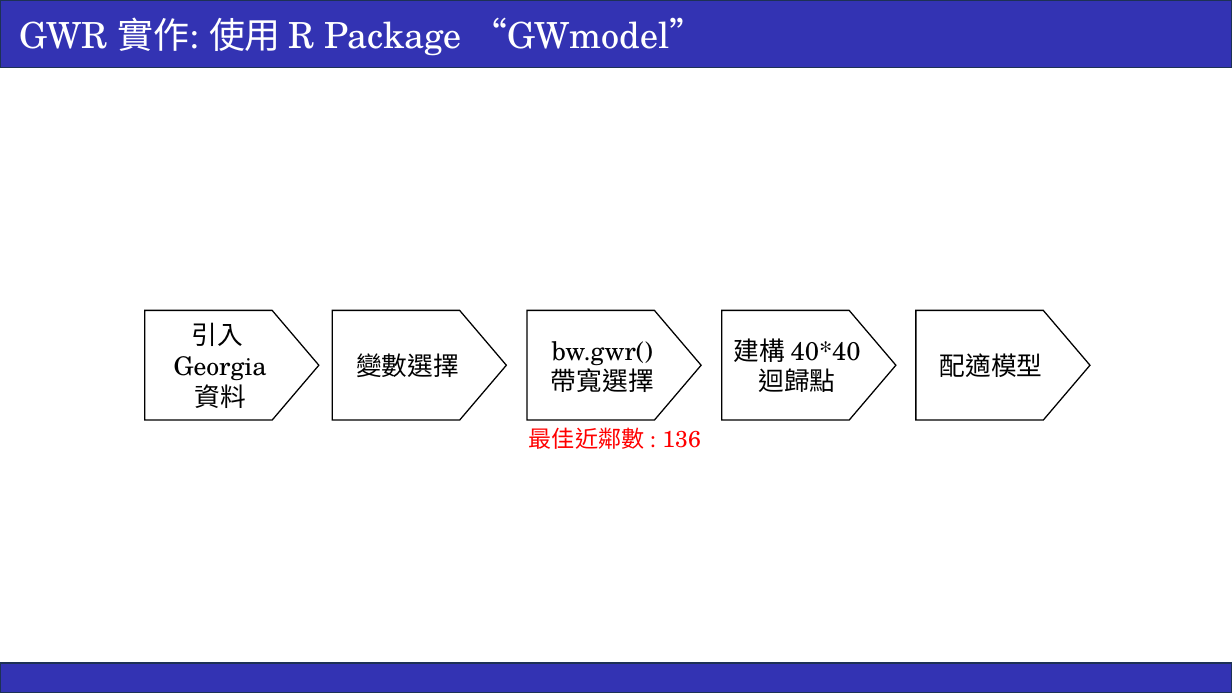
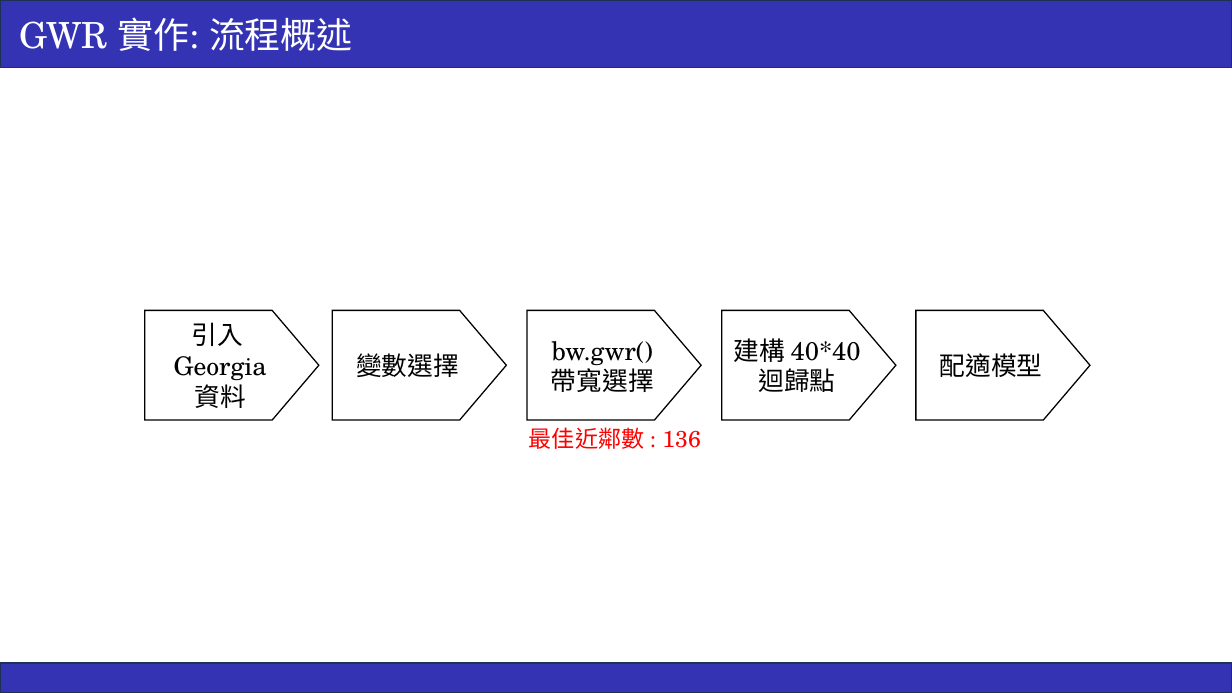
Before and after one commit to ricki0313/GWR_hw, a slide deck: slide 17 of theory_01/report/GWR_report_01.pptx (slide 20 before the commit). Drawn at 1232x693 pixels with LibreOffice and Linux fonts; fonts in the diff are those of the drawing. Boxes give left, top, right and bottom in pixels: in the first picture for what was removed or moved away, otherwise in the second. Text is boxed around its words. In the diff, an @@ line names an element or a change of style, - is before the commit and + after.

```diff
--- a/theory_01/report/GWR_report_01.pptx
+++ b/theory_01/report/GWR_report_01.pptx
@@ text in rectangle at bbox=[19, 17, 353, 51]: text changed @@
-GWR 實作: 使用 R Package “GWmodel”
+GWR 實作: 流程概述
```
Also in this commit, not shown: 5 other files.
